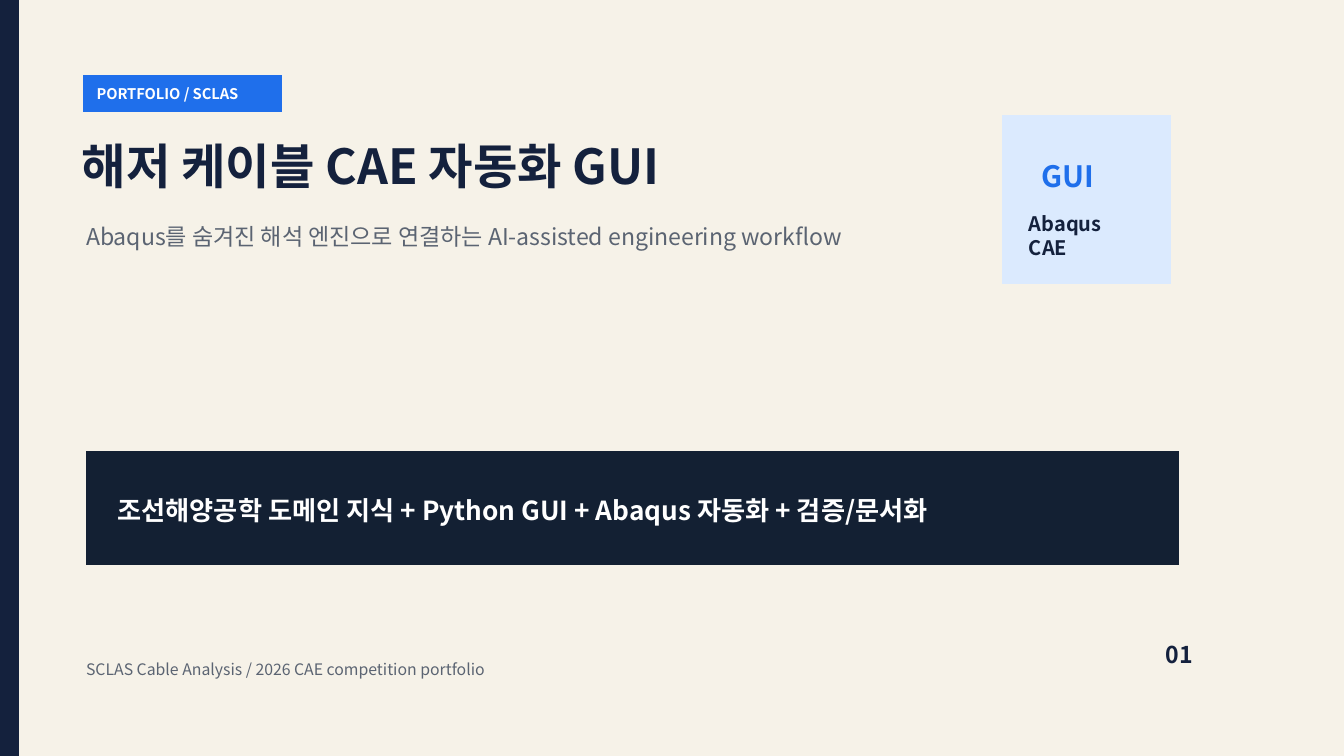
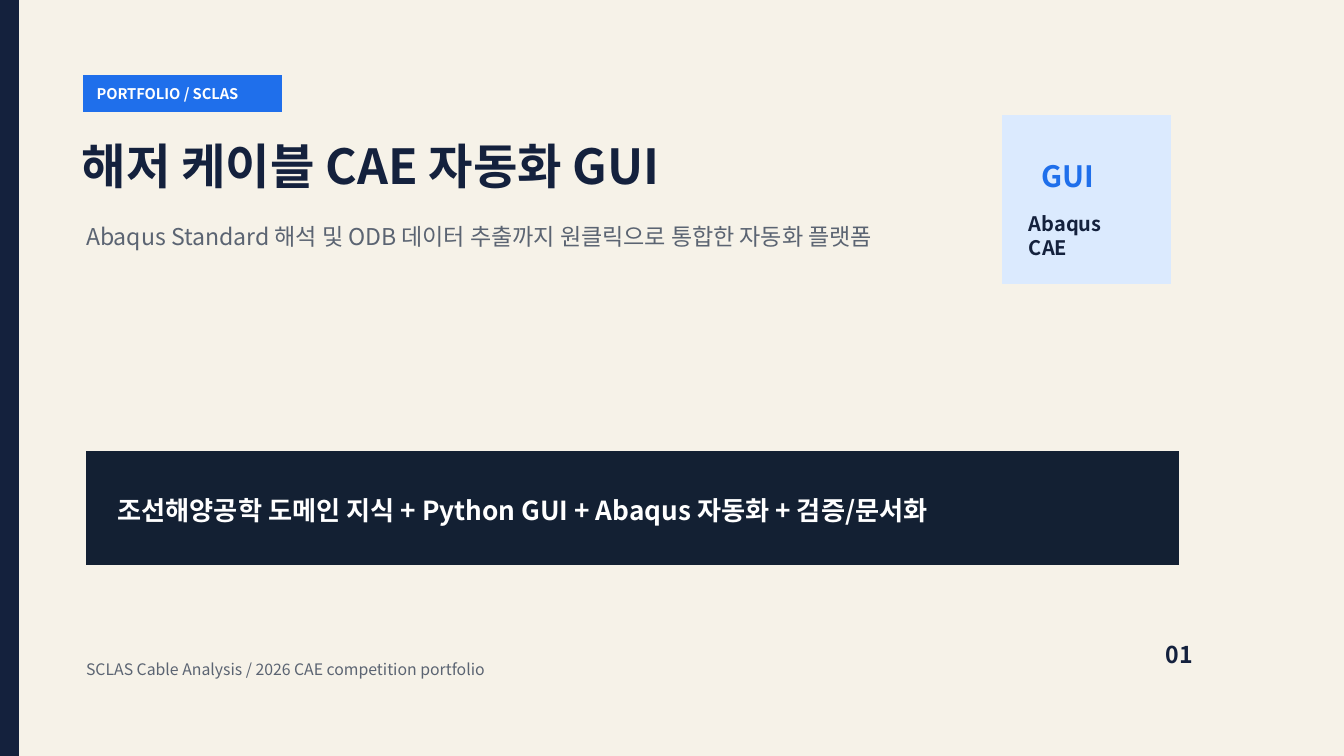
Before and after one commit to jhpark391-afk/SCLAS-cable-analysis, a slide deck: slide 1 of portfolio/SCLAS_Portfolio_Overview_KR.pptx. Drawn at 1344x756 pixels with LibreOffice and Linux fonts; fonts in the diff are those of the drawing. Boxes give left, top, right and bottom in pixels: in the first picture for what was removed or moved away, otherwise in the second. Text is boxed around its words. In the diff, an @@ line names an element or a change of style, - is before the commit and + after.

```diff
--- a/portfolio/SCLAS_Portfolio_Overview_KR.pptx
+++ b/portfolio/SCLAS_Portfolio_Overview_KR.pptx
@@ text in rectangle at box(86, 225, 872, 251): text changed @@
-Abaqus를 숨겨진 해석 엔진으로 연결하는 AI-assisted engineering workflow
+Abaqus Standard 해석 및 ODB 데이터 추출까지 원클릭으로 통합한 자동화 플랫폼
```
Also in this commit, not shown: 5 other slides changed.
